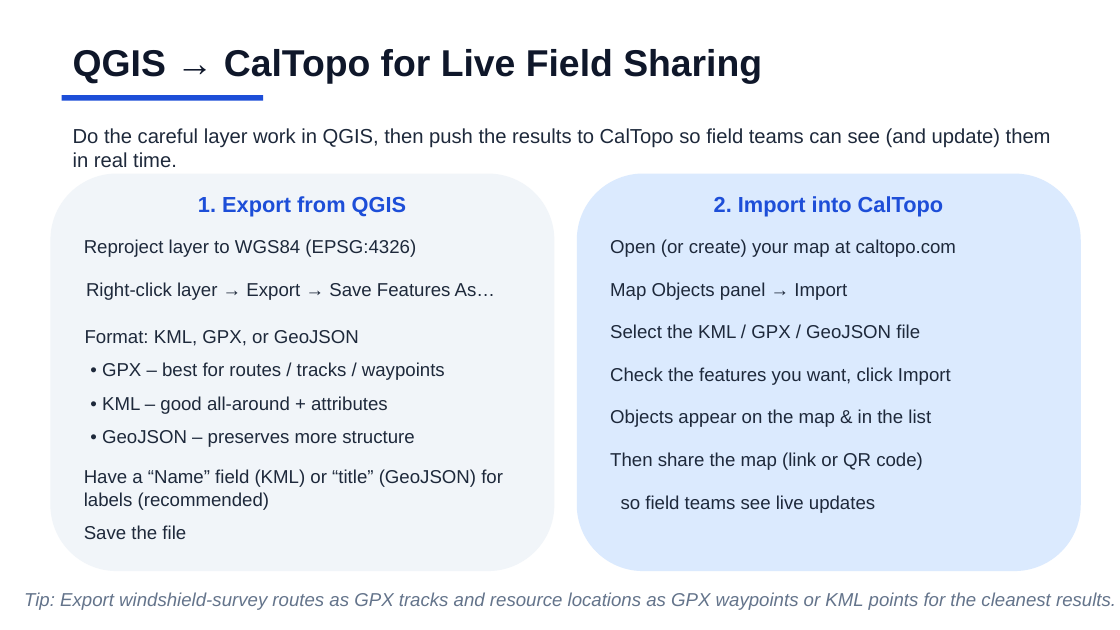
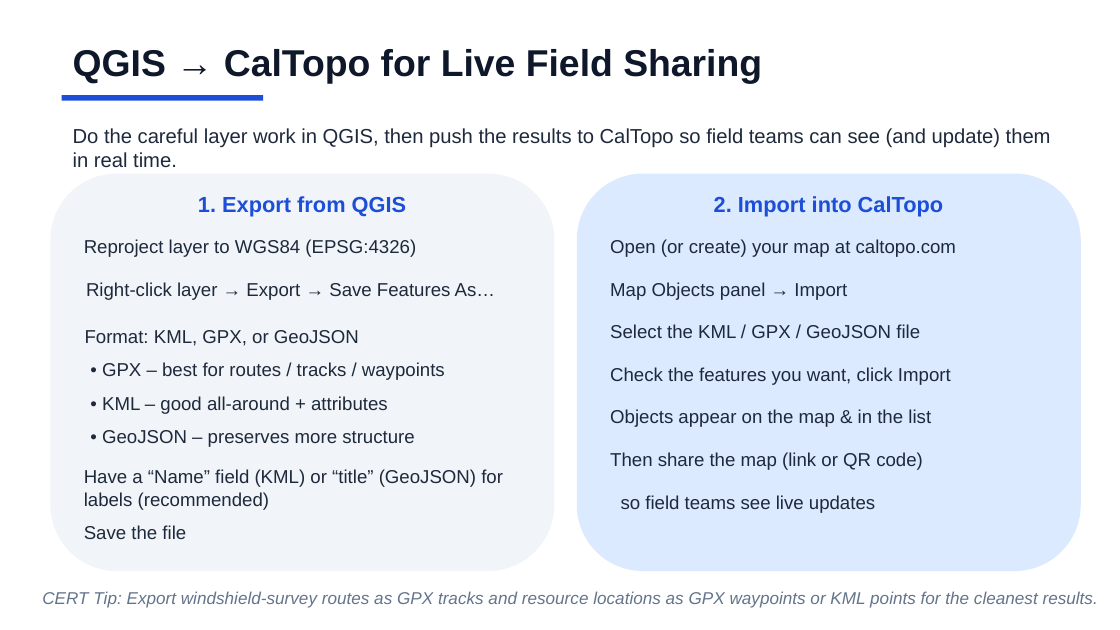
Before and after one commit to KC3DRU/EmComm-Mapping-Demo, a slide deck: slide 20 of QGIS_EmComm_Mapping_Intro_v2.odp. Drawn at 1120x630 pixels with LibreOffice and Linux fonts; fonts in the diff are those of the drawing. Boxes give left, top, right and bottom in pixels: in the first picture for what was removed or moved away, otherwise in the second. Text is boxed around its words. In the diff, an @@ line names an element or a change of style, - is before the commit and + after.

```diff
--- a/QGIS_EmComm_Mapping_Intro_v2.odp
+++ b/QGIS_EmComm_Mapping_Intro_v2.odp
@@ text at box(42, 591, 1098, 608): text changed; size 12 to 11 pt @@
-Tip: Export windshield-survey routes as GPX tracks and resource locations as GPX waypoints or KML points for the cleanest results.
+CERT Tip: Export windshield-survey routes as GPX tracks and resource locations as GPX waypoints or KML points for the cleanest results.
```
Also in this commit, not shown: 3 other slides changed, 6 other files.
